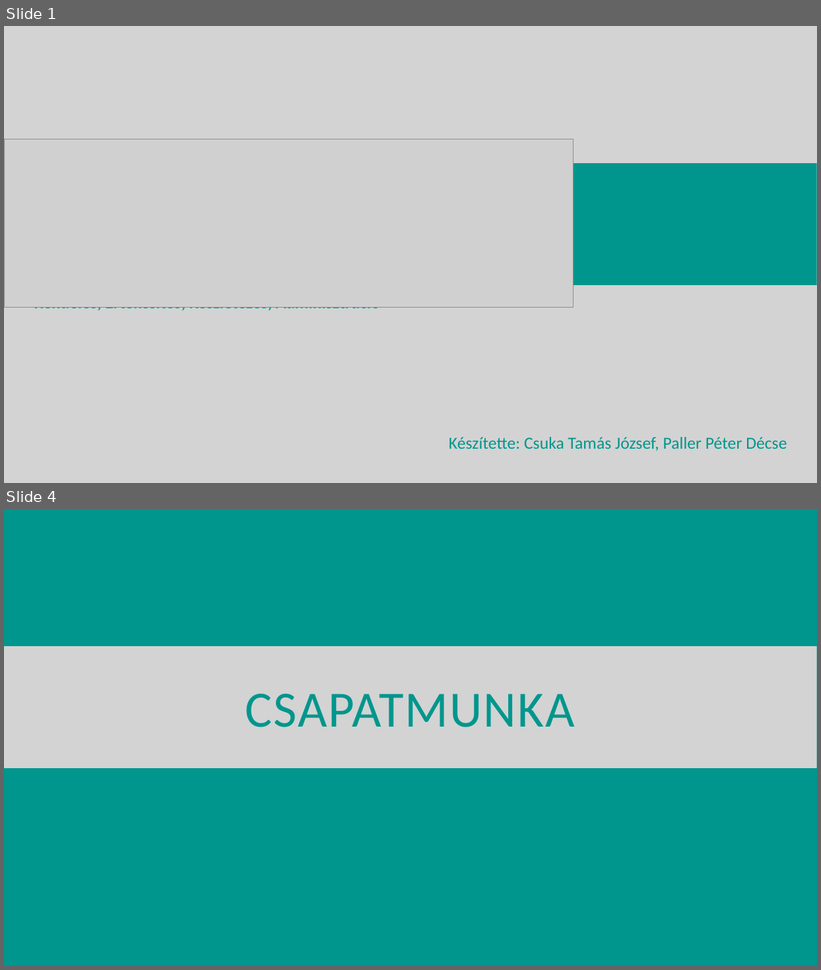
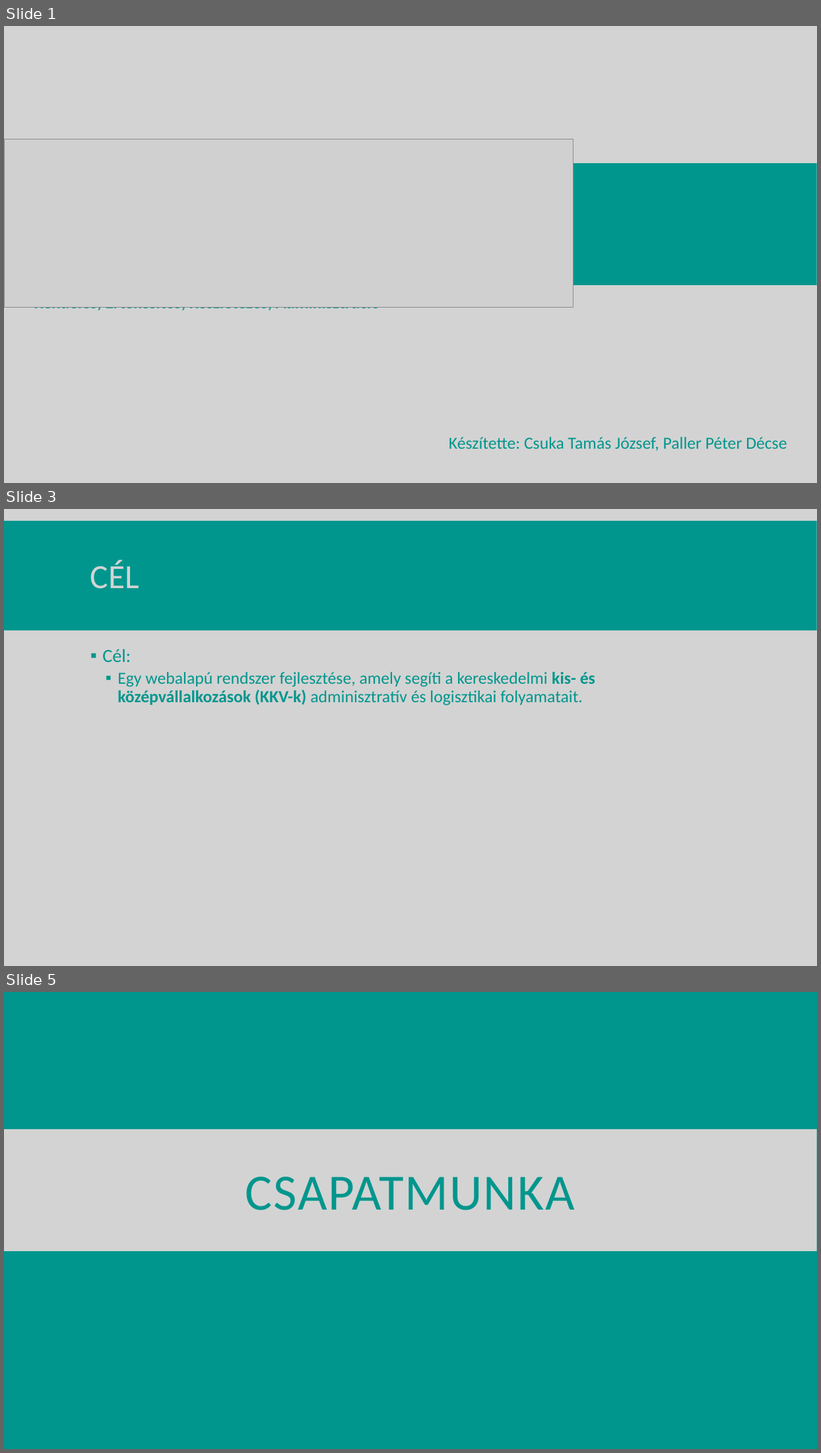
Before and after one commit to Decse1/13_S1_7_vizsgaremek, a slide deck: szerkesztendo_dokumentumok/prezentacio_REKA.pptx. Shown one above the other, each under a label of ours: slides 1 and 4 before the commit, slides 1, 3 and 5 after it; the slides between them are not shown. The pictures are 821x970 and 821x1453 pixels, drawn with LibreOffice and Linux fonts; fonts in the diff are those of the drawing; grey boxes stand for pictures. Boxes give left, top, right and bottom in pixels: in the first picture for what was removed or moved away, otherwise in the second. Text is boxed around its words. In the diff, an @@ line names an element or a change of style, - is before the commit and + after.

```diff
--- a/szerkesztendo_dokumentumok/prezentacio_REKA.pptx
+++ b/szerkesztendo_dokumentumok/prezentacio_REKA.pptx
@@ slide 3 added at bbox=[4, 509, 817, 966], background #D3D3D3 @@
@@ rectangle added at bbox=[4, 521, 817, 630], fill #00968D @@
@@ title added at bbox=[90, 560, 139, 589], 40 pt, text #D3D3D3 @@
+CÉL
@@ text added at bbox=[102, 649, 595, 706], 20 pt, text #00968D @@
+▪ Cél:
+  ▪ Egy webalapú rendszer fejlesztése, amely segíti a kereskedelmi kis- és középvállalkozások (KKV-k) adminisztratív és logisztikai folyamatait.
@@ what was slide 4 is now slide 5 @@
```
Also in this commit, not shown: 3 slides changed, 6 other slides added, 3 slides removed.
